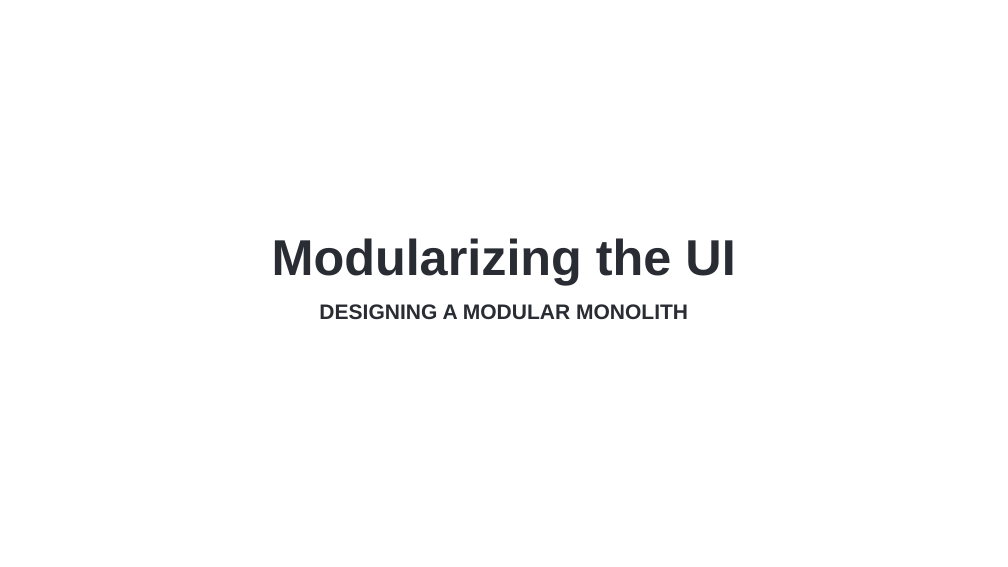
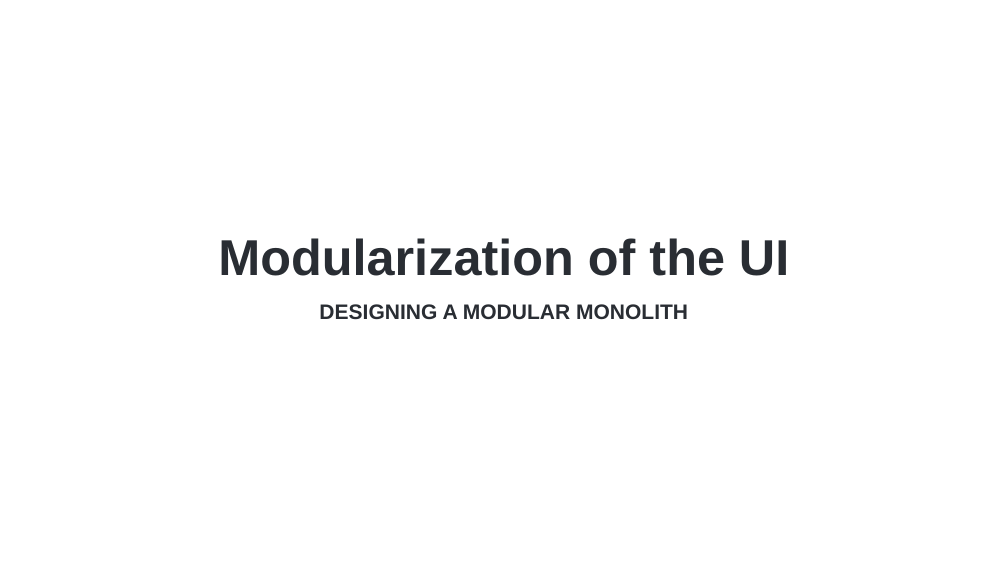
Before and after one commit to hikalkan/presentations, a slide deck: slide 41 of 2024-05-09 Designing Monolith First for Microservice Architecture/Monolith First Presentation.pptx. Drawn at 1008x567 pixels with LibreOffice and Linux fonts; fonts in the diff are those of the drawing; background and template pictures are left out. Boxes give left, top, right and bottom in pixels: in the first picture for what was removed or moved away, otherwise in the second. Text is boxed around its words. In the diff, an @@ line names an element or a change of style, - is before the commit and + after.

```diff
--- a/2024-05-09 Designing Monolith First for Microservice Architecture/Monolith First Presentation.pptx
+++ b/2024-05-09 Designing Monolith First for Microservice Architecture/Monolith First Presentation.pptx
@@ title at [218, 238, 789, 276]: text changed @@
-Modularizing the UI
+Modularization of the UI
```
Also in this commit, not shown: 1 other slide changed.
